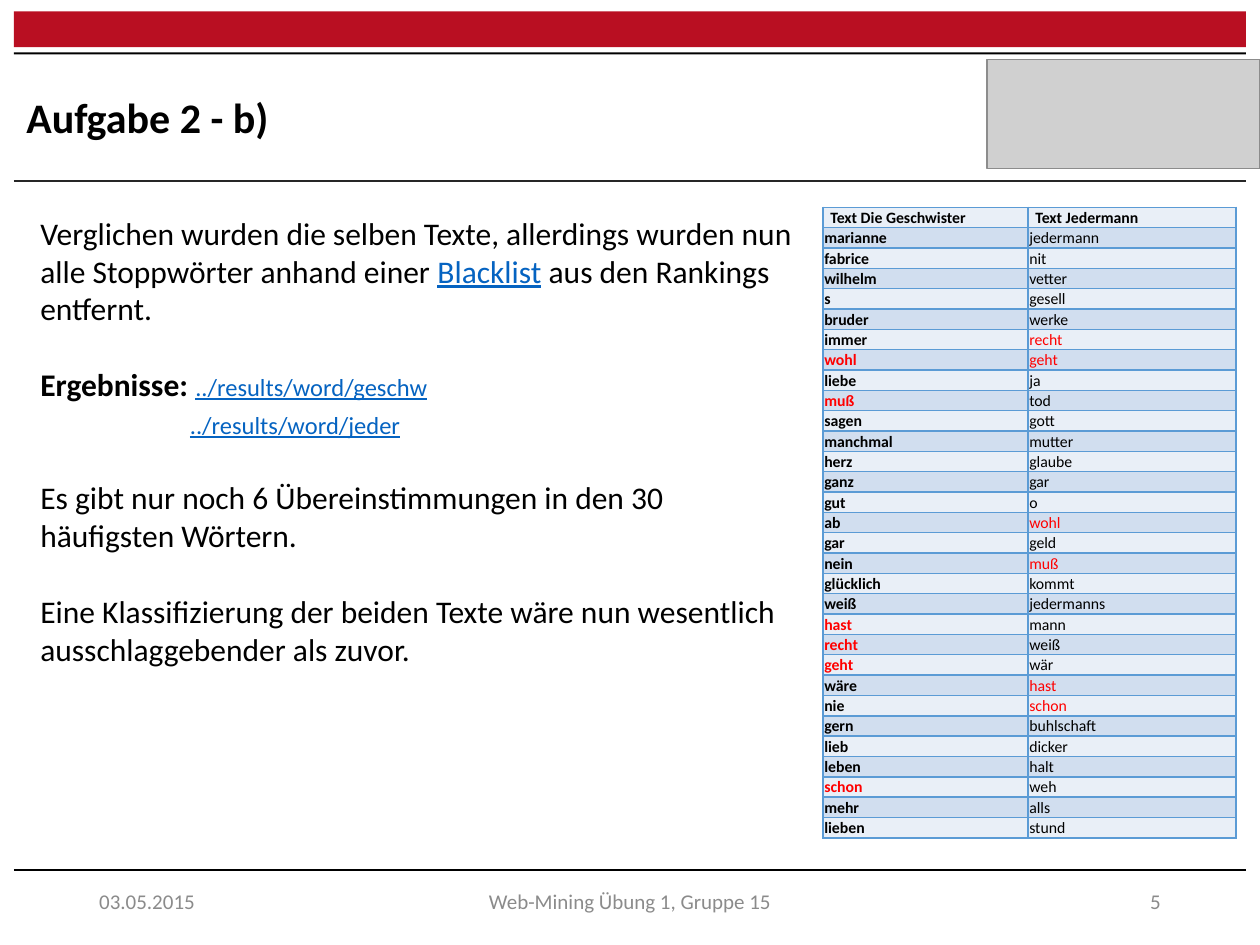
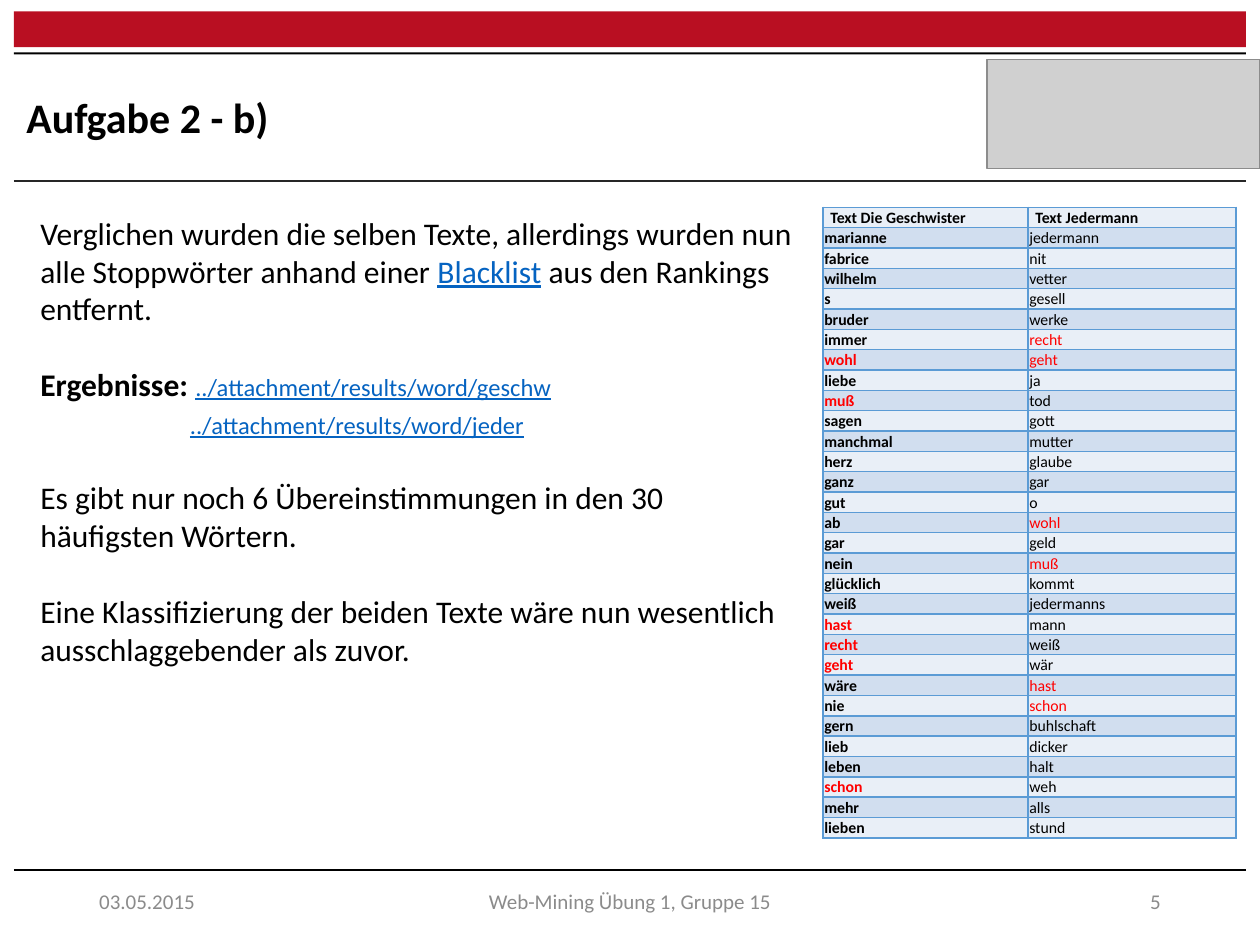
Before and after one commit to raQai/web-mining, a slide deck: slide 6 of ex1/ex1_results.pptx. Drawn at 1260x945 pixels with LibreOffice and Linux fonts; fonts in the diff are those of the drawing; grey boxes stand for pictures. Boxes give left, top, right and bottom in pixels: in the first picture for what was removed or moved away, otherwise in the second. Text is boxed around its words. In the diff, an @@ line names an element or a change of style, - is before the commit and + after.

```diff
--- a/ex1/ex1_results.pptx
+++ b/ex1/ex1_results.pptx
@@ text at bbox=[40, 374, 550, 439]: text changed @@
-Ergebnisse: ../results/word/geschw
-../results/word/jeder
+Ergebnisse: ../attachment/results/word/geschw
+../attachment/results/word/jeder
```
Also in this commit, not shown: 10 other slides changed, 1 other file.
